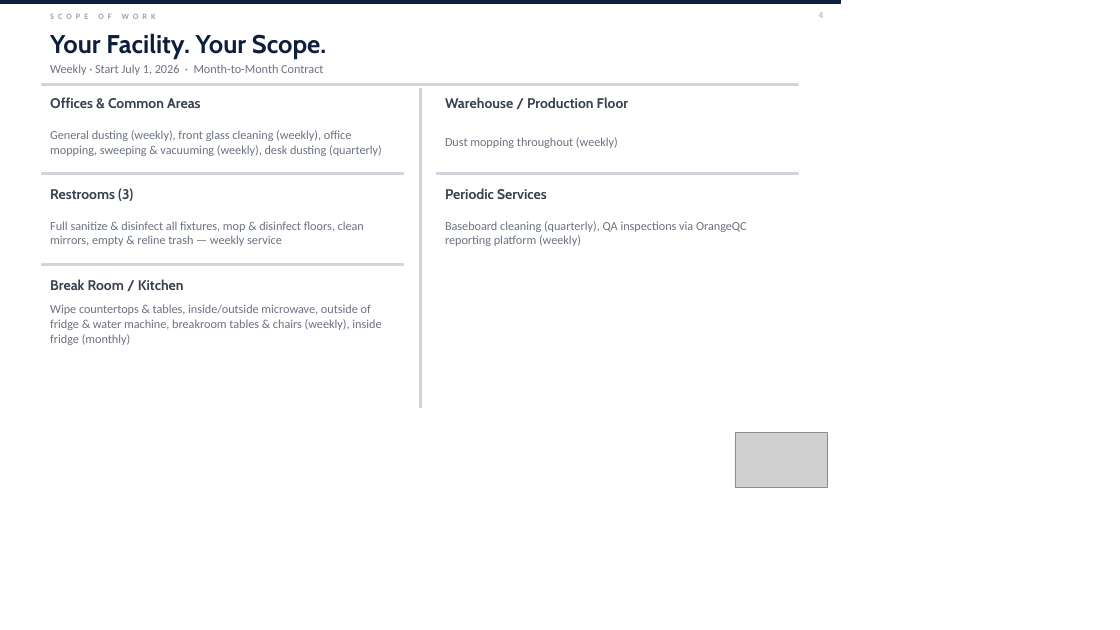
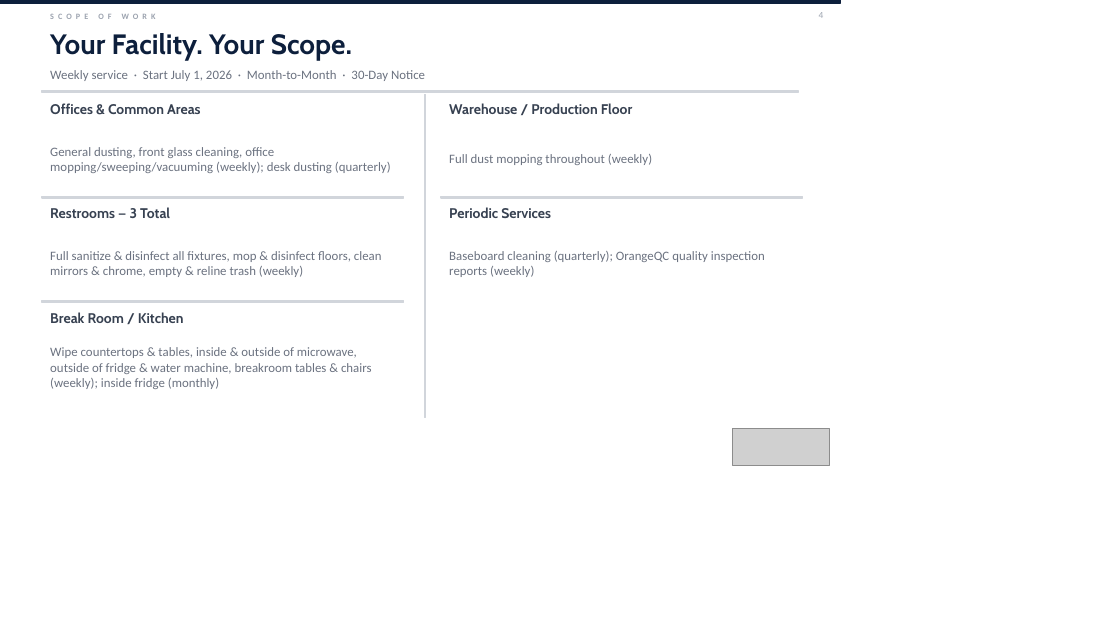
Before and after one commit to mdfpartners/operations, a slide deck: slide 4 of MDF_Proposal_LogicalSystems_2026-05-28.pptx. Drawn at 1120x630 pixels with LibreOffice and Linux fonts; fonts in the diff are those of the drawing; grey boxes stand for pictures. Boxes give left, top, right and bottom in pixels: in the first picture for what was removed or moved away, otherwise in the second. Text is boxed around its words. In the diff, an @@ line names an element or a change of style, - is before the commit and + after.

```diff
--- a/MDF_Proposal_LogicalSystems_2026-05-28.pptx
+++ b/MDF_Proposal_LogicalSystems_2026-05-28.pptx
@@ text "Your Facility. Your Scope." at (50, 33, 352, 61): size 22 to 24 pt @@
@@ text at (50, 70, 425, 81): text changed; size 10.5 to 11 pt @@
-Weekly · Start July 1, 2026 · Month-to-Month Contract
+Weekly service · Start July 1, 2026 · Month-to-Month · 30-Day Notice
@@ text "Offices & Common Areas": place and size @@
-text "Offices & Common Areas" at (50, 97, 200, 108)
+text "Offices & Common Areas" at (50, 103, 200, 114)
@@ rectangle: place and size @@
-rectangle at (42, 84, 798, 86)
+rectangle at (42, 91, 798, 92)
@@ rectangle: place and size @@
-rectangle at (420, 88, 422, 408)
+rectangle at (424, 94, 426, 418)
@@ text "Warehouse / Production Floor": place and size @@
-text "Warehouse / Production Floor" at (445, 97, 628, 108)
+text "Warehouse / Production Floor" at (449, 103, 632, 114)
@@ text at (50, 147, 391, 173): text changed; size 10.5 to 11 pt @@
-General dusting (weekly), front glass cleaning (weekly), office mopping, sweeping & vacuuming (weekly), desk dusting (quarterly)
+General dusting, front glass cleaning, office mopping/sweeping/vacuuming (weekly); desk dusting (quarterly)
@@ text at (449, 154, 652, 165): text changed; size 10.5 to 11 pt @@
-Dust mopping throughout (weekly)
+Full dust mopping throughout (weekly)
@@ rectangle: place and size @@
-rectangle at (42, 173, 403, 175)
+rectangle at (42, 197, 403, 198)
@@ text at (50, 207, 170, 218): text changed @@
-Restrooms (3)
+Restrooms — 3 Total
@@ text "Periodic Services": place and size @@
-text "Periodic Services" at (445, 188, 547, 199)
+text "Periodic Services" at (449, 207, 551, 218)
@@ rectangle: place and size @@
-rectangle at (437, 173, 798, 175)
+rectangle at (441, 197, 802, 198)
@@ text at (50, 251, 382, 277): text changed; size 10.5 to 11 pt @@
-Full sanitize & disinfect all fixtures, mop & disinfect floors, clean mirrors, empty & reline trash — weekly service
+Full sanitize & disinfect all fixtures, mop & disinfect floors, clean mirrors & chrome, empty & reline trash (weekly)
@@ text at (449, 251, 765, 277): text changed; size 10.5 to 11 pt @@
-Baseboard cleaning (quarterly), QA inspections via OrangeQC reporting platform (weekly)
+Baseboard cleaning (quarterly); OrangeQC quality inspection reports (weekly)
@@ text "Break Room / Kitchen": place and size @@
-text "Break Room / Kitchen" at (50, 279, 184, 290)
+text "Break Room / Kitchen" at (50, 312, 184, 323)
@@ rectangle: place and size @@
-rectangle at (42, 264, 403, 266)
+rectangle at (42, 301, 403, 302)
@@ text at (50, 347, 372, 389): text changed; size 10.5 to 11 pt @@
-Wipe countertops & tables, inside/outside microwave, outside of fridge & water machine, breakroom tables & chairs (weekly), inside fridge (monthly)
+Wipe countertops & tables, inside & outside of microwave, outside of fridge & water machine, breakroom tables & chairs (weekly); inside fridge (monthly)
@@ picture: place and size @@
-picture at (735, 433, 828, 487)
+picture at (733, 429, 829, 465)
```
Also in this commit, not shown: 7 other slides changed, 1 slide added, 2 other files.
